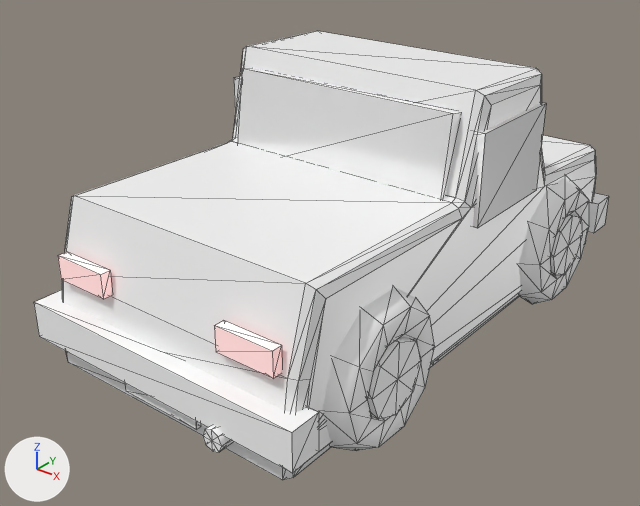
An edit to the glTF model public/assets/models/vehicles/nissan_lod1.glb, drawn before and after from the same camera.
Before and after are seen from a camera (50 mm lens) standing at (189.0, -260.0, 182.0) and looking at (-5.0, -18.0, 32.0). Lighting does not change. The marker at lower left points along +X, +Y and +Z. The older version comes first. Mesh edges are drawn as thin lines. Vertices at exactly the same position are counted once.

Before the edit, the objects in view are built like this:
```python
ob_body = bpy.data.objects.new('body', me_body)
ob_body.location = (0.0, 0.0, 0.0)
ob_bumper_rear = bpy.data.objects.new('bumper_rear', me_bumper_rear)
ob_bumper_rear.location = (0.0, 0.0, 0.0)
ob_glass = bpy.data.objects.new('glass', me_glass)
ob_glass.location = (0.0, 0.0, 0.0)
ob_lights_rear = bpy.data.objects.new('lights_rear', me_lights_rear)
ob_lights_rear.location = (0.0, 0.0, 0.0)
ob_plate = bpy.data.objects.new('plate', me_plate)
ob_plate.location = (0.0, 0.0, 0.0)
ob_wheel_fr = bpy.data.objects.new('wheel_fr', me_wheel_fr)
ob_wheel_fr.location = (54.2, 60.0, 26.0)
ob_wheel_rr = bpy.data.objects.new('wheel_rr', me_wheel_rr)
ob_wheel_rr.location = (54.2, -64.0, 26.0)
```
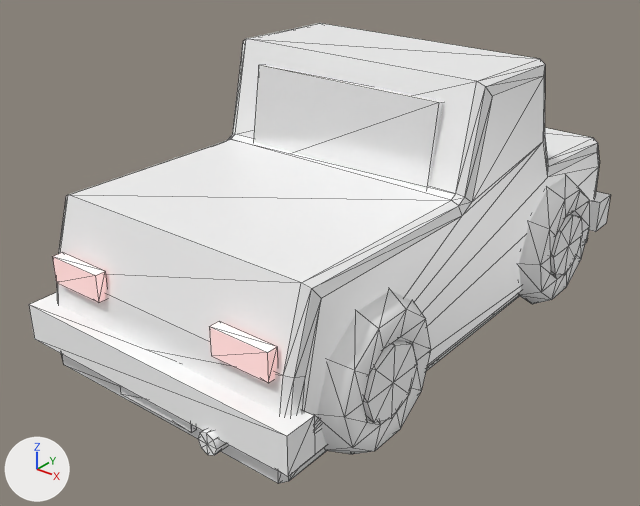
What the commit changed:
me_body is used by ob_body; location (0.0, 0.0, 0.0).
me_body had 84 vertices, 164 faces and spanned x -55.0..55.0, y -105.0..107.0, z 7.0..103.0.
me_body now has 84 vertices, 164 faces and spans x -55.0..55.0, y -107.0..109.0, z 7.0..106.0.
me_body part 1: 84 of 84 vertices moved; they spanned x -55.0..55.0, y -105.0..107.0, z 7.0..103.0 and now span x -55.0..55.0, y -107.0..109.0, z 7.0..106.0; mean shift (0.0, 0.0, 2.0).
me_glass is used by ob_glass; location (0.0, 0.0, 0.0).
me_glass had 24 vertices, 36 faces and spanned x -56.8..56.8, y -19.0..52.3, z 54.6..96.2.
me_glass now has 24 vertices, 36 faces and spans x -43.7..43.7, y -17.0..53.3, z 56.6..98.2.
me_glass part 2: the loose piece of 8 vertices spanning x -56.8..56.8, y -8.0..37.0, z 56.0..90.0 is scaled about its middle by (0.77, 0.978, 1), then moved by (0.0, 1.5, 2.0).
me_glass part 3: the loose piece of 8 vertices spanning x -47.0..47.0, y -19.0..-7.0, z 55.8..96.2 is scaled about its middle by (0.854, 1, 1), then moved by (0.0, 2.0, 2.0).
Other edits to the shape of me_glass do not show in these pictures.
me_bumper_rear is used by ob_bumper_rear; location (0.0, 0.0, 0.0).
me_bumper_rear had 8 vertices, 12 faces and spanned x -59.0..59.0, y -110.0..-98.0, z 17.0..31.0.
me_bumper_rear now has 8 vertices, 12 faces and spans x -59.0..59.0, y -112.0..-100.0, z 17.0..31.0.
me_bumper_rear part 4: the whole mesh is moved by (0.0, -2.0, 0.0).
me_lights_rear is used by ob_lights_rear; location (0.0, 0.0, 0.0).
me_lights_rear had 16 vertices, 24 faces and spanned x -48.2..48.2, y -105.0..-101.0, z 41.5..50.5.
me_lights_rear now has 16 vertices, 24 faces and spans x -48.2..48.2, y -107.0..-103.0, z 41.0..51.0.
me_lights_rear part 5: the whole mesh is scaled about its middle by (1, 1, 1.11), then moved by (0.0, -2.0, 0.0).
me_plate is used by ob_plate; location (0.0, 0.0, 0.0).
me_plate had 16 vertices, 24 faces and spanned x -16.8..16.8, y -107.2..-104.9, z 10.2..19.8.
me_plate now has 16 vertices, 24 faces and spans x -16.8..16.8, y -109.2..-106.9, z 10.2..19.8.
me_plate part 6: the whole mesh is moved by (0.0, -2.0, 0.0).
Object 'wheel_rr' (ob_wheel_rr) moves from (54.2, -64.0, 26.0) to (54.2, -66.3, 26.0).

Boxes (x1, y1, x2, y2) around the edits, measured in the pictures (640 x 506 px; the box of a moved part takes in the faces that stretch with it):
'body', reshaped
    before: (62, 31, 596, 480)
    after: (57, 23, 600, 484)
'glass', reshaped
    before: (234, 68, 546, 228)
    after: (254, 65, 443, 189)
'bumper_rear', moved
    before: (34, 290, 319, 473)
    after: (29, 292, 315, 477)
'wheel_rr', moved
    before: (322, 287, 435, 451)
    after: (317, 290, 431, 454)
'lights_rear', rescaled
    before: (58, 252, 282, 379)
    after: (53, 253, 277, 383)
'plate', moved
    before: (125, 383, 201, 430)
    after: (120, 386, 196, 433)
part 1 of me_body, moved or reshaped
    before: (283, 158, 544, 480)
    after: (279, 142, 548, 483)
part 2 of me_glass, moved or reshaped (not visible afterwards)
    before: (234, 76, 546, 228)
part 3 of me_glass, moved or reshaped
    before: (238, 68, 461, 200)
    after: (254, 65, 443, 189)
